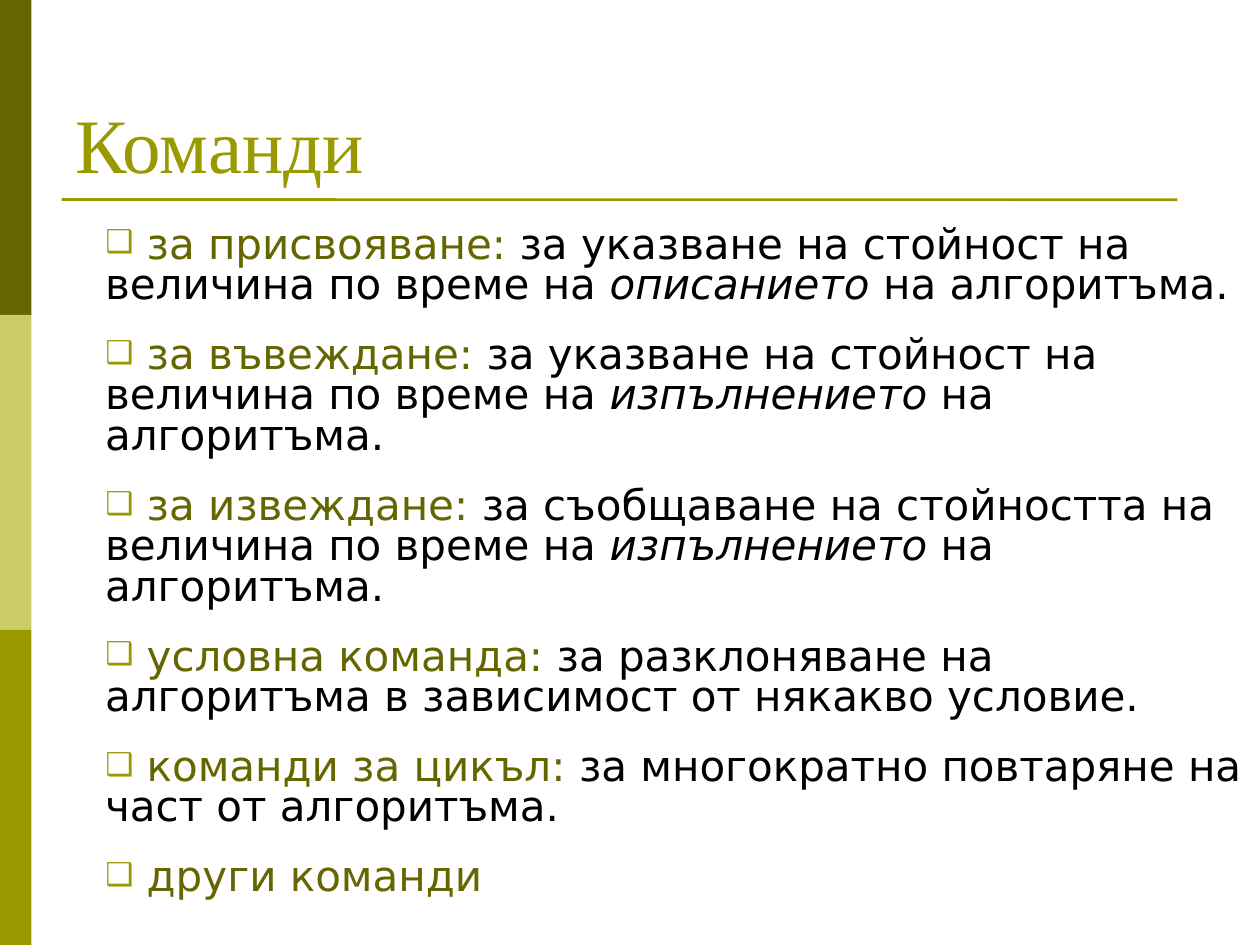
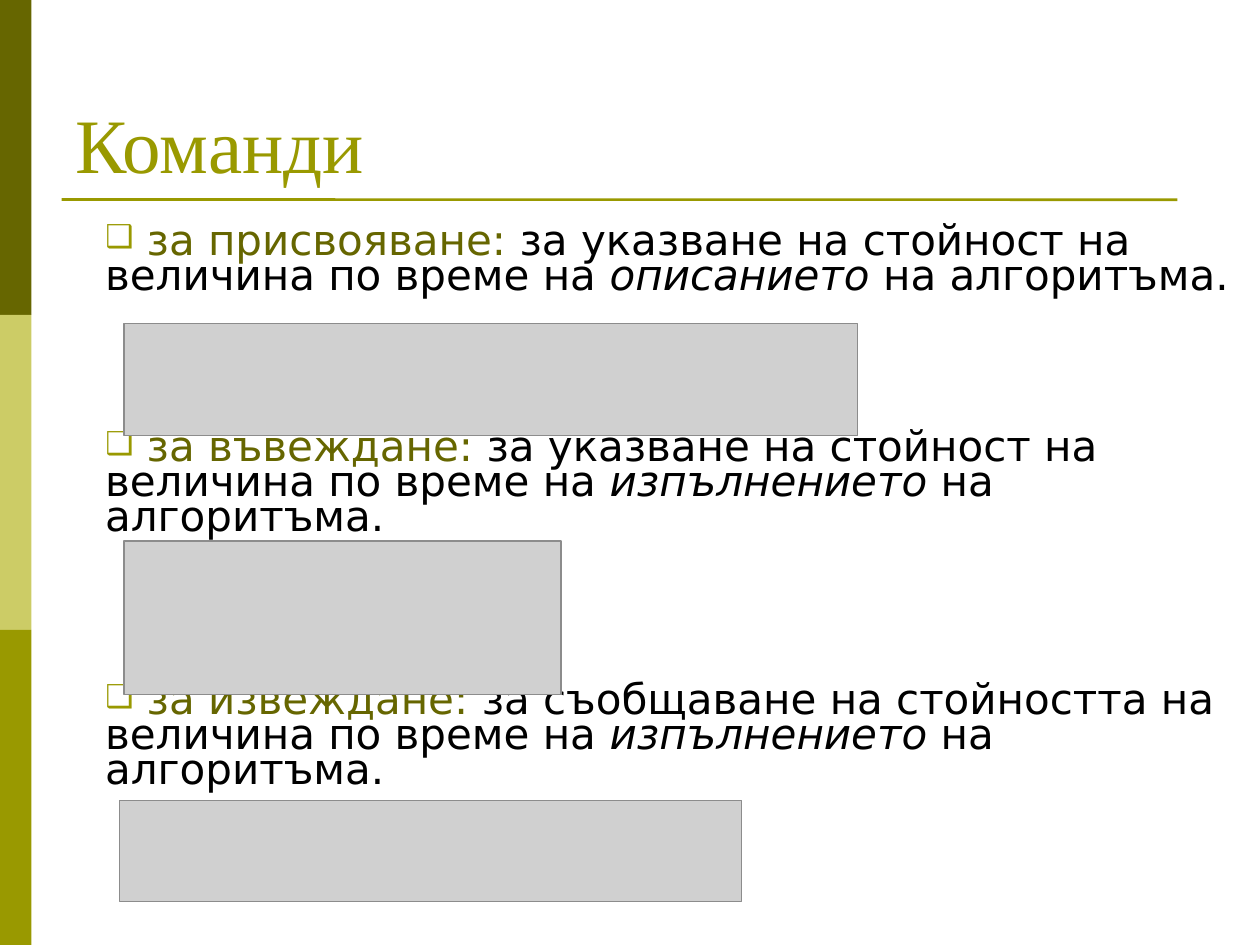
Before and after one commit to BG-IT-Edu/Free-Content, a slide deck: slide 6 of dmanolov/Информатика 8 клас (JavaScript)/03.Алгоритми/03.03.Елементи на един алгоритъм.ppt (slide 5 before the commit). Drawn at 1260x945 pixels with LibreOffice and Linux fonts; fonts in the diff are those of the drawing; grey boxes stand for pictures. Boxes give left, top, right and bottom in pixels: in the first picture for what was removed or moved away, otherwise in the second. Text is boxed around its words. In the diff, an @@ line names an element or a change of style, - is before the commit and + after.

```diff
--- a/dmanolov/Информатика 8 клас (JavaScript)/03.Алгоритми/03.03.Елементи на един алгоритъм.ppt
+++ b/dmanolov/Информатика 8 клас (JavaScript)/03.Алгоритми/03.03.Елементи на един алгоритъм.ppt
@@ text "за присвояване: за указване на ..." at (105,223,1229,793): line spacing 0.8 to 0.7 @@
@@ picture added at (123,324,857,436) @@
@@ picture added at (123,541,561,694) @@
@@ text at (105,647,1241,900): paragraphs removed @@
-❑ условна команда: за разклоняване на алгоритъма в зависимост от някакво условие.
-❑ команди за цикъл: за многократно повтаряне на част от алгоритъма.
-❑ други команди
@@ picture added at (120,800,742,901) @@
```
Also in this commit, not shown: 3 other slides changed, 2 slides added, 13 other files.
